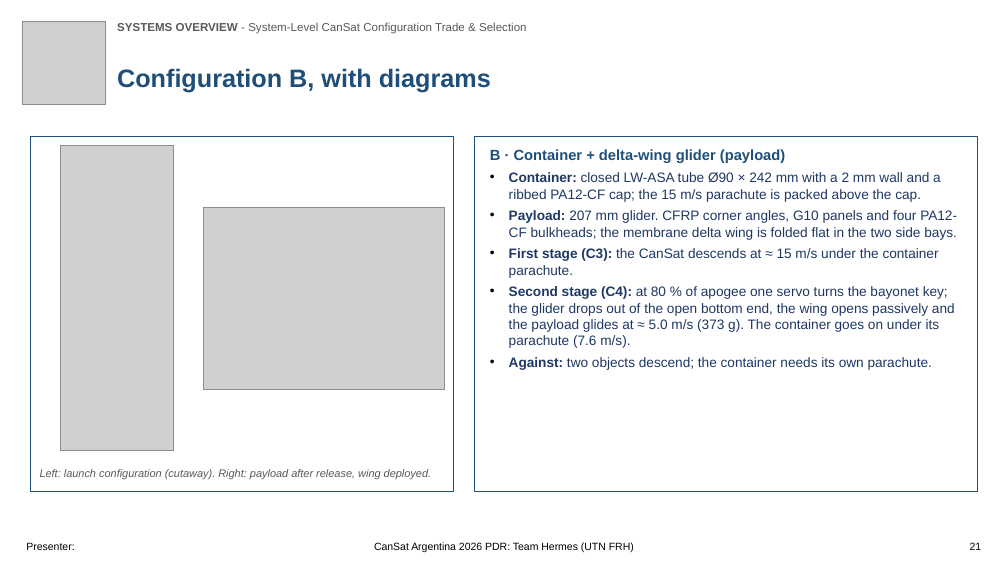
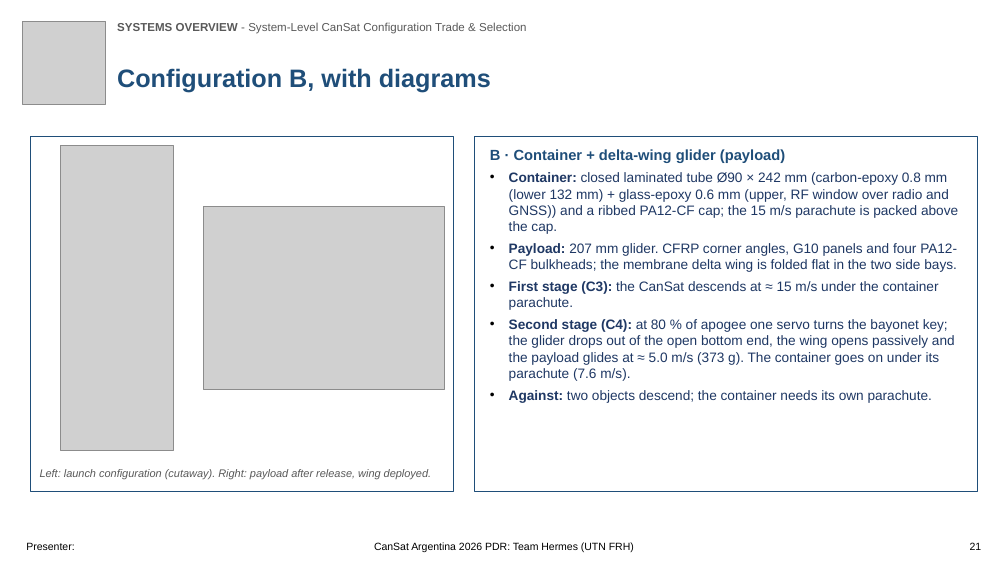
Before and after one commit to Caetano18/proyecto, a slide deck: slide 21 of cansat_pdr/laminas_plantilla/CanSat_PDR_Hermes_mecanica.pptx. Drawn at 1008x567 pixels with LibreOffice and Linux fonts; fonts in the diff are those of the drawing; grey boxes stand for pictures; background and template pictures are left out. Boxes give left, top, right and bottom in pixels: in the first picture for what was removed or moved away, otherwise in the second. Text is boxed around its words. In the diff, an @@ line names an element or a change of style, - is before the commit and + after.

```diff
--- a/cansat_pdr/laminas_plantilla/CanSat_PDR_Hermes_mecanica.pptx
+++ b/cansat_pdr/laminas_plantilla/CanSat_PDR_Hermes_mecanica.pptx
@@ text in rectangle at (509, 172, 958, 234): text changed @@
-• Container: closed LW-ASA tube Ø90 × 242 mm with a 2 mm wall and a ribbed PA12-CF cap; the 15 m/s parachute is packed above the cap.
+• Container: closed laminated tube Ø90 × 242 mm (carbon-epoxy 0.8 mm (lower 132 mm) + glass-epoxy 0.6 mm (upper, RF window over radio and GNSS)) and a ribbed PA12-CF cap; the 15 m/s parachute is packed above the cap.
```
Also in this commit, not shown: 16 other slides changed, 48 other files.
